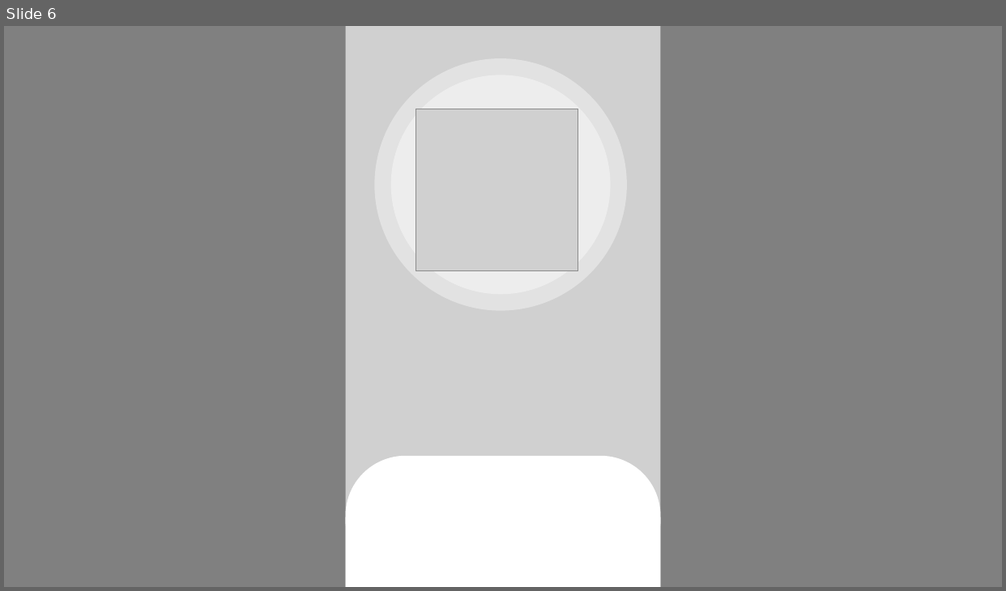
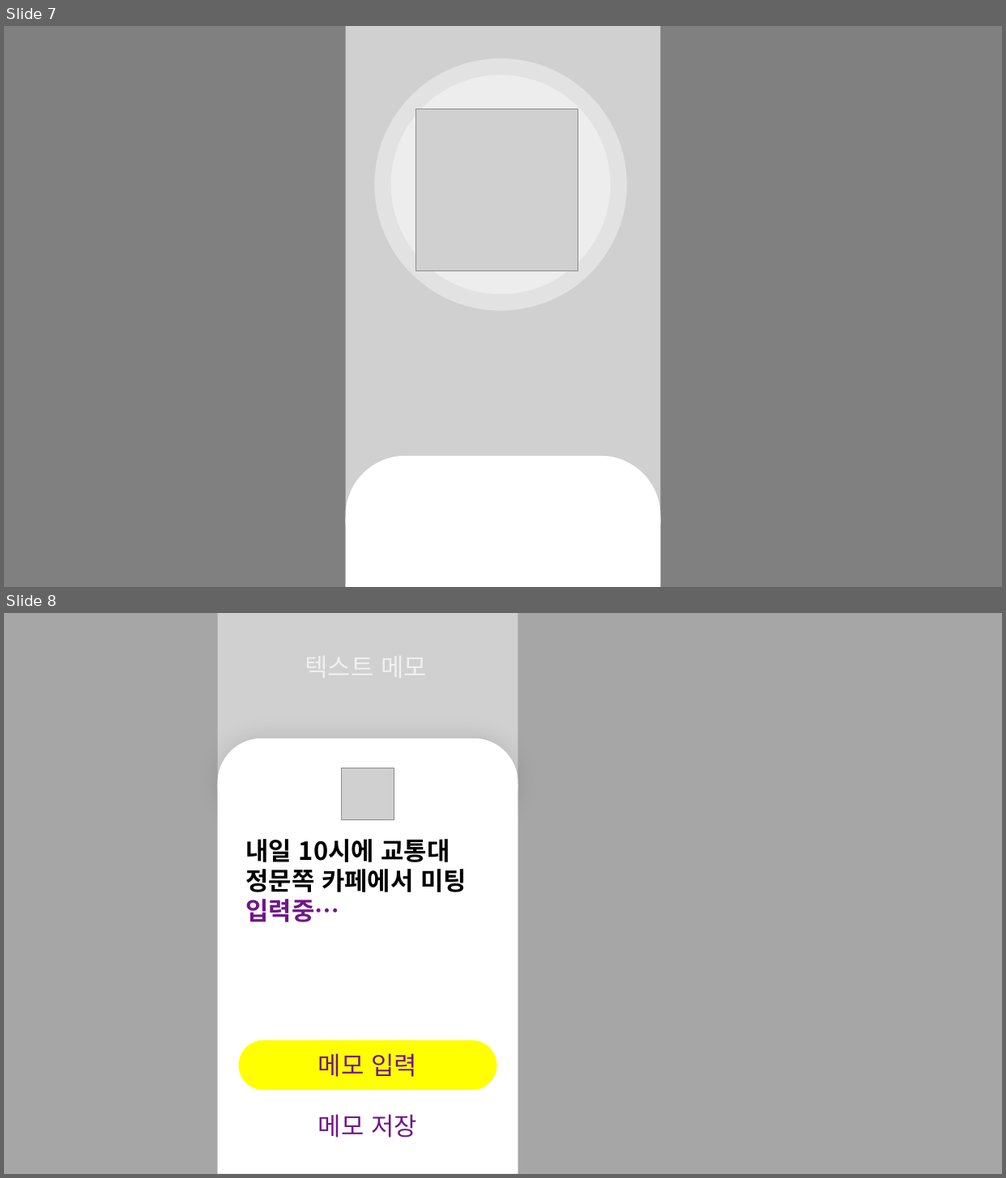
Before and after one commit to choisinho/capstone1, a slide deck: vi디자인.pptx. Shown one above the other, each under a label of ours: slide 6 before the commit, slides 7 and 8 after it. The pictures are 1006x591 and 1006x1178 pixels, drawn with LibreOffice and Linux fonts; fonts in the diff are those of the drawing; grey boxes stand for pictures. Boxes give left, top, right and bottom in pixels: in the first picture for what was removed or moved away, otherwise in the second. Text is boxed around its words. In the diff, an @@ line names an element or a change of style, - is before the commit and + after.

```diff
--- a/vi디자인.pptx
+++ b/vi디자인.pptx
@@ slide 8 added at [4,613,1002,1174], background #A6A6A6 @@
@@ picture added at [217,613,518,1174] @@
@@ rounded rectangle added at [217,739,518,829], fill #FFFFFF @@
@@ picture added at [342,768,394,820] @@
@@ rectangle added at [217,784,518,1174], fill #FFFFFF @@
@@ text added at [246,839,467,922], 24 pt, text #000000, bold @@
+내일 10시에 교통대
+정문쪽 카페에서 미팅
+입력중…
@@ rounded rectangle added at [238,1041,496,1091], fill #FFFF00, 24 pt, text #701589 @@
+메모 입력
@@ text added at [318,1114,417,1138], 24 pt, text #701589 @@
+메모 저장
@@ what was slide 6 is now slide 7 @@
```
Also in this commit, not shown: 1 other slide added, 1 other file.
